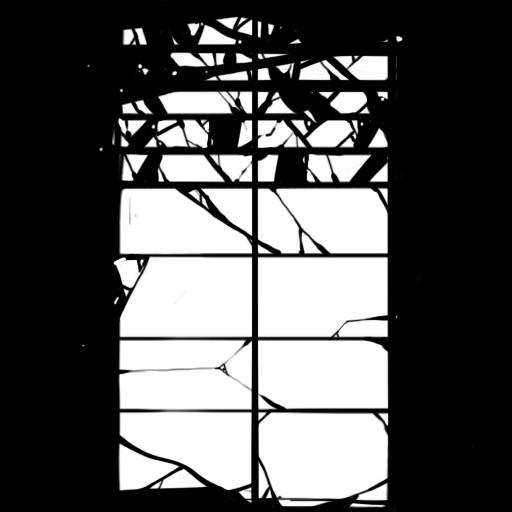
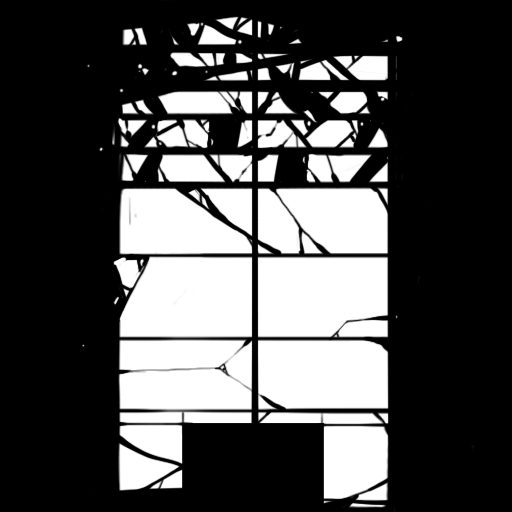
The second (512, 512) image is a revision of the first. Changes to its layers:
added layer "Layer 3" above "Layer 2" over (119, 411, 389, 508)
